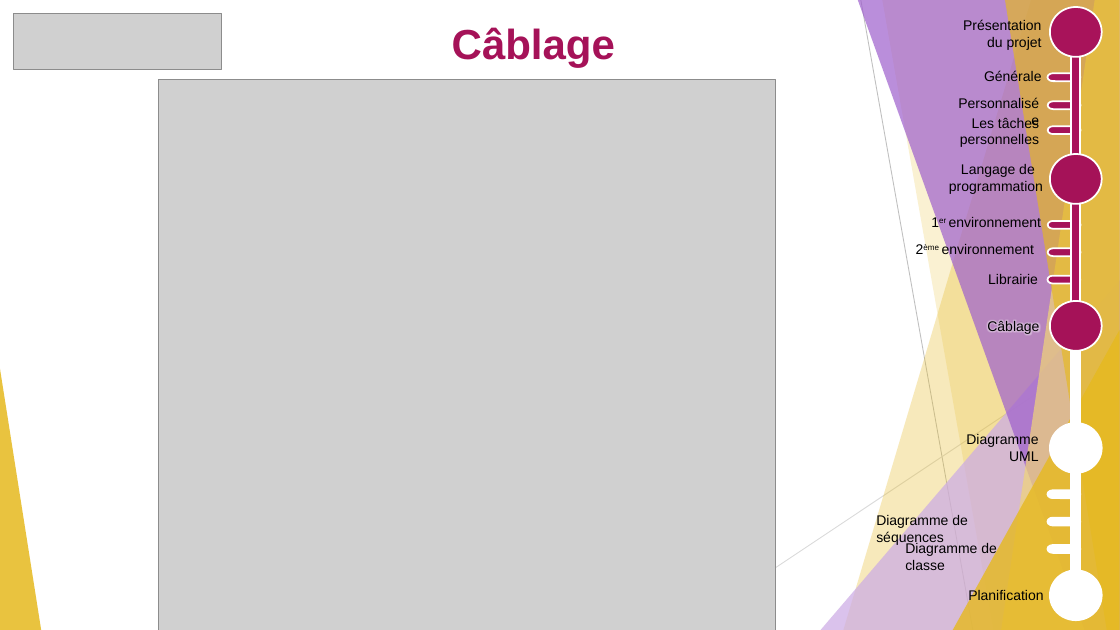
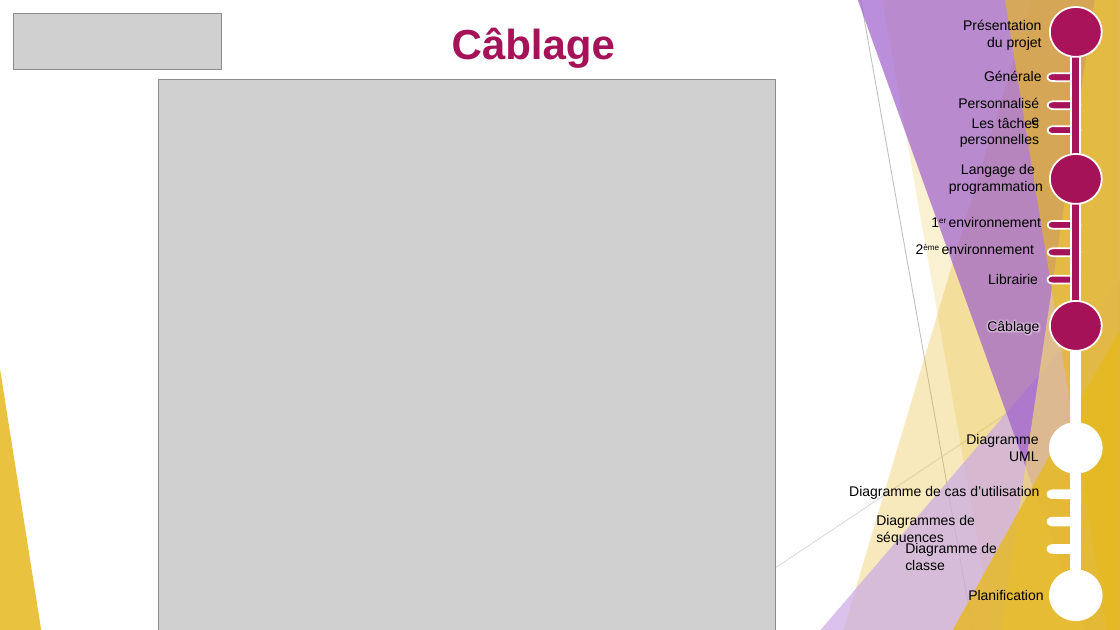
Before and after one commit to GuiguiMvn/Systeme-Escape-Game-Telethon, a slide deck: slide 9 of Guillaume/Documents/Diapo Revues/Revue 2 de projet étudiant 1 Escape Game Téléthon.pptx. Drawn at 1120x630 pixels with LibreOffice and Linux fonts; fonts in the diff are those of the drawing; grey boxes stand for pictures. Boxes give left, top, right and bottom in pixels: in the first picture for what was removed or moved away, otherwise in the second. Text is boxed around its words. In the diff, an @@ line names an element or a change of style, - is before the commit and + after.

```diff
--- a/Guillaume/Documents/Diapo Revues/Revue 2 de projet étudiant 1 Escape Game Téléthon.pptx
+++ b/Guillaume/Documents/Diapo Revues/Revue 2 de projet étudiant 1 Escape Game Téléthon.pptx
@@ text added at box(849, 485, 1039, 500), 12 pt, text #000000 @@
+Diagramme de cas d’utilisation
@@ text at box(876, 514, 975, 546): text changed @@
-Diagramme de séquences
+Diagrammes de séquences
```
Also in this commit, not shown: 14 other slides changed, 3 other files.
